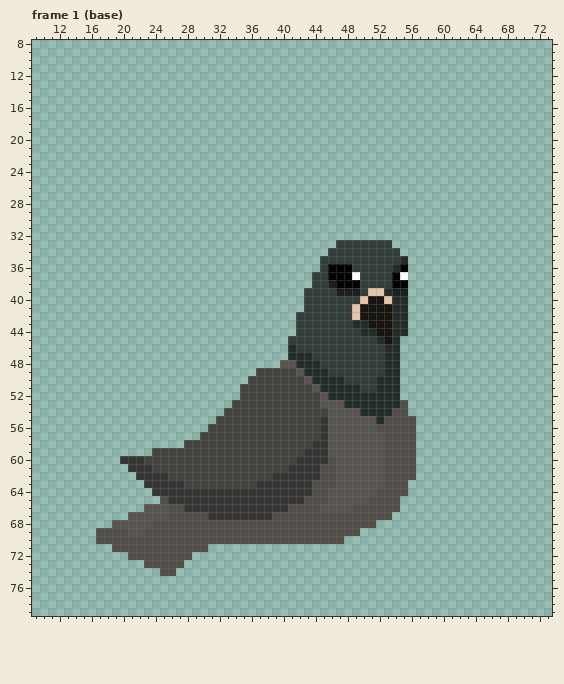
Pixel-art file -- Assets/Sprites/Characters/Enemies/Pigeons/Standard/Pigeon.aseprite. That is the earlier state.
80x80 pixels, 32 frames. Colours within 5 levels of each other are drawn and written as one. Shown: frame 1 (base): x 9..73, y 8..79. The commit also changed other frames, which this record leaves out.
The same view after the edit:
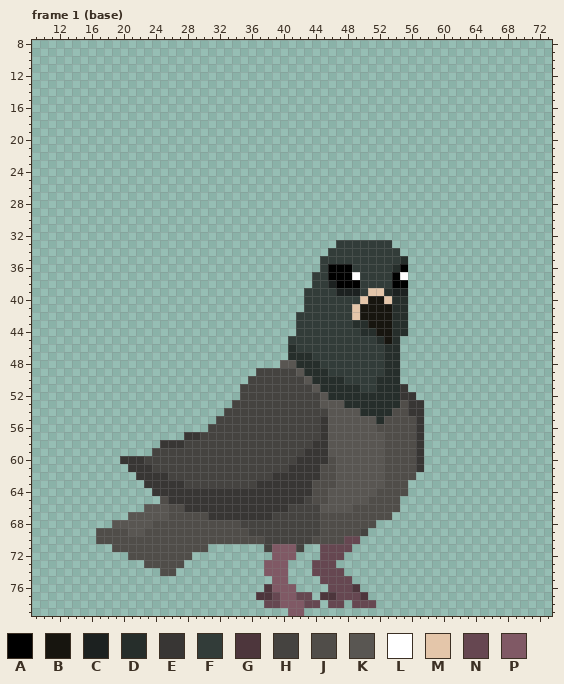
Palette (. is transparent): A #000000  B #17150f  C #1c2120  D #262e2b  E #383634  F #323c39  G #4d363c  H #454340  J #504d49  K #595652  L #ffffff  M #e4c6aa  N #664751  P #805965
Edits made:
layer "asa atras" now shown
layer "pe atras" now shown
layer "pe frente" now shown
Changed rows in their new state; - is an unchanged pixel.
Frame 1 (base), layers "pe frente", "pe atras", "asa atras":
first column x 25:
51 ------------------------------E--
52 ------------------------------EE-
53 -------------------------------EE
54 -------------------------------EE
55 --------------------------------E
56 --------------------------------E
57 ---EE---------------------------E
58 EEE-----------------------------E
59 --------------------------------E
60 --------------------------------E
61 --------------------------------E
first column x 35:
65 --------H--------
66 ------HHHH-------
67 ----HHHHHH-------
68 HHHHHHHHHH-------
69 -HHHHHHHHH-----H-
70 ---HHHHHH----NN--
71 ---HPPPH--NNNN---
72 ----PPP---NNN----
73 ---PPP---NNN-----
74 ---PPP---NNNN----
75 ----PP----NNNN---
76 ---GPPP----NNNG--
77 --GGNPPNN-GGNNNG-
78 ---NNPPPNN-NN-NNN
79 ------PP---------
